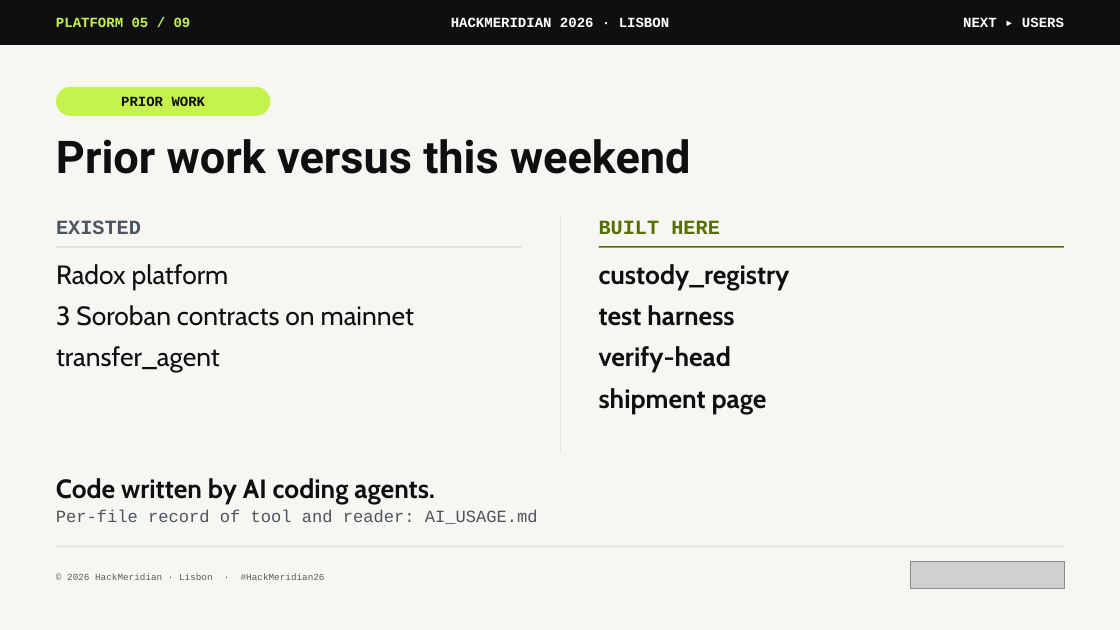
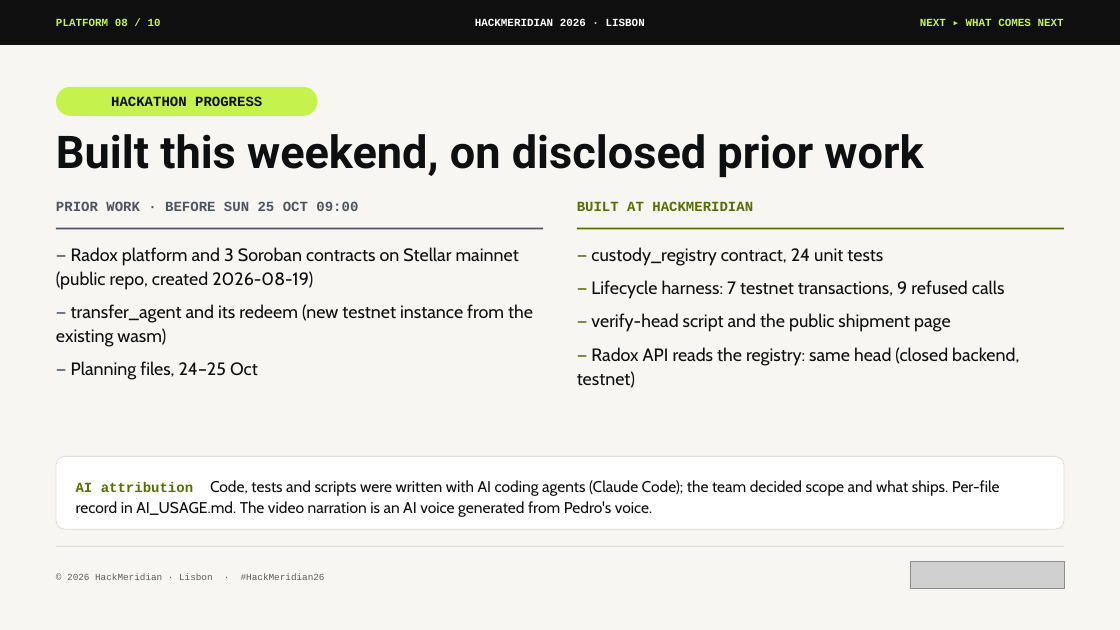
Before and after one commit to pwsaragossy/hackmeridian-cos, a slide deck: slide 8 of projects/hackmeridian-rail/deck/radox-custody-rail.pptx (slide 5 before the commit). Drawn at 1120x630 pixels with LibreOffice and Linux fonts; fonts in the diff are those of the drawing; grey boxes stand for pictures. Boxes give left, top, right and bottom in pixels: in the first picture for what was removed or moved away, otherwise in the second. Text is boxed around its words. In the diff, an @@ line names an element or a change of style, - is before the commit and + after.

Commit message:
update from hackmeridian-rail

```diff
--- a/projects/hackmeridian-rail/deck/radox-custody-rail.pptx
+++ b/projects/hackmeridian-rail/deck/radox-custody-rail.pptx
@@ text at (x1=56, y1=19, x2=161, y2=26): text changed; size 18 to 14 pt @@
-PLATFORM 05 / 09
+PLATFORM 08 / 10
@@ text "HACKMERIDIAN 2026 · LISBON" at (x1=475, y1=19, x2=645, y2=26): size 18 to 14 pt @@
@@ text at (x1=920, y1=19, x2=1064, y2=26): text changed; size 18 to 14 pt; text colour #FFFFFF to #C6F24E @@
-NEXT ▸ USERS
+NEXT ▸ WHAT COMES NEXT
@@ rounded rectangle removed at (x1=56, y1=87, x2=270, y2=116) @@
-PRIOR WORK
@@ rounded rectangle added at (x1=56, y1=87, x2=318, y2=116), fill #C6F24E, 18 pt, text #0E0F11, bold @@
+HACKATHON PROGRESS
@@ text at (x1=56, y1=134, x2=923, y2=177): text changed @@
-Prior work versus this weekend
+Built this weekend, on disclosed prior work
@@ text added at (x1=56, y1=201, x2=358, y2=211), 18 pt, text #4D5560, bold @@
+PRIOR WORK · BEFORE SUN 25 OCT 09:00
@@ text at (x1=577, y1=201, x2=753, y2=211): text changed; size 26 to 18 pt @@
-BUILT HERE
+BUILT AT HACKMERIDIAN
@@ rectangle resized from (x1=56, y1=246, x2=521, y2=248) to (x1=56, y1=228, x2=543, y2=230) @@
@@ rectangle at (x1=56, y1=228, x2=543, y2=230): fill #DFDDD6 to #4D5560 @@
@@ text removed at (x1=56, y1=220, x2=141, y2=234) @@
-EXISTED
@@ rectangle removed at (x1=560, y1=214, x2=561, y2=454) @@
@@ rectangle resized from (x1=599, y1=246, x2=1064, y2=248) to (x1=577, y1=228, x2=1064, y2=230) @@
@@ text at (x1=56, y1=247, x2=533, y2=380): text changed; size 34 to 23 pt @@
-Radox platform
-3 Soroban contracts on mainnet
-transfer_agent
+— Radox platform and 3 Soroban contracts on Stellar mainnet (public repo, created 2026-08-19)
+— transfer_agent and its redeem (new testnet instance from the existing wasm)
+— Planning files, 24–25 Oct
@@ text at (x1=577, y1=247, x2=1019, y2=388): text changed; size 34 to 23 pt; bold off @@
-custody_registry
-test harness
-verify-head
-shipment page
+— custody_registry contract, 24 unit tests
+— Lifecycle harness: 7 testnet transactions, 9 refused calls
+— verify-head script and the public shipment page
+— Radox API reads the registry: same head (closed backend, testnet)
@@ rounded rectangle added at (x1=56, y1=456, x2=1064, y2=529), fill #FFFFFF, outline #DFDDD6 1 pt @@
@@ text "AI attribution Code, tests and ..." at (x1=76, y1=480, x2=1000, y2=517): vertical alignment top to middle @@
@@ text removed at (x1=56, y1=509, x2=538, y2=524) @@
-Per-file record of tool and reader: AI_USAGE.md
@@ text at (x1=76, y1=480, x2=1000, y2=517): text changed; size 34 to 20 pt; bold off @@
-Code written by AI coding agents.
+AI attribution Code, tests and scripts were written with AI coding agents (Claude Code); the team decided scope and what ships. Per-file record in AI_USAGE.md. The video narration is an AI voice generated from Pedro's voice.
```
Also in this commit, not shown: 5 other slides changed, 4 slides added, 3 slides removed, 12 other files.
